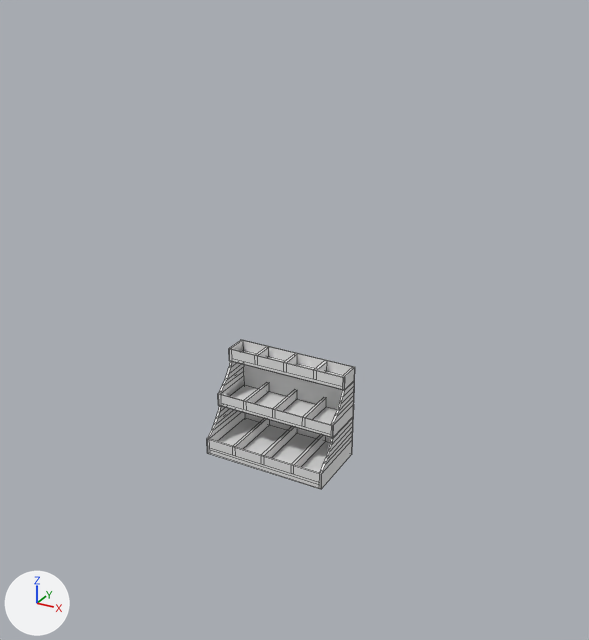
A saved change to the FBX model Assets/Art/StaticMesh/SM_TeaShevles .fbx.
One viewpoint serves both versions: a camera (50 mm lens) standing at (1.67, -2.92, 2.16) and looking at (0.11, -0.09, 0.74). The axes (+X, +Y, +Z) are drawn at lower left. The lights are the same throughout. Mesh edges are drawn as thin lines. Vertices at the same position are counted once.
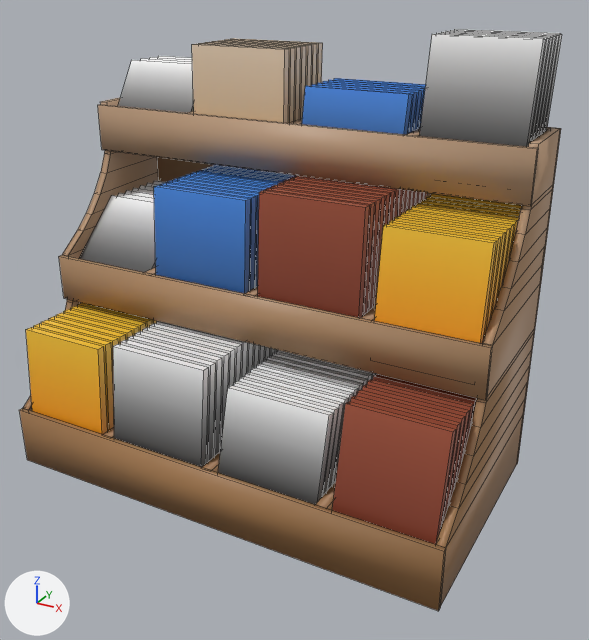
Boxes [x1, y1, x2, y2] around the edits, measured in the pictures (589 x 640 px; the box of a moved part takes in the faces that stretch with it):
'Cube.008', reshaped (265% wider, 286% taller)
    before: [207, 339, 355, 489]
    after: [19, 29, 562, 611]
part 1 of me_cube_010, added (brown)
    after: [157, 127, 561, 464]
part 2 of me_cube_010, moved or reshaped
    before: [208, 340, 355, 488]
    after: [23, 97, 560, 605]
part 3 of me_cube_010, added (brown)
    after: [19, 408, 446, 611]
part 4 of me_cube_010, added (brown)
    after: [59, 255, 493, 400]
part 5 of me_cube_010, added (beige)
    after: [98, 104, 539, 206]
part 6 of me_cube_010, moved or reshaped
    before: [262, 426, 297, 458]
    after: [203, 452, 220, 472]
part 7 of me_cube_010, moved or reshaped
    before: [274, 389, 297, 411]
    after: [245, 286, 258, 296]
part 8 of me_cube_010, moved or reshaped
    before: [285, 354, 297, 365]
    after: [291, 119, 302, 124]
part 9 of me_cube_010, moved or reshaped
    before: [233, 418, 270, 449]
    after: [103, 427, 114, 438]
part 10 of me_cube_010, moved or reshaped
    before: [245, 382, 269, 403]
    after: [146, 267, 156, 275]
part 11 of me_cube_010, moved or reshaped (not visible afterwards)
    before: [256, 347, 269, 358]
part 12 of me_cube_010, moved or reshaped
    before: [292, 435, 326, 467]
    after: [315, 481, 336, 510]
part 13 of me_cube_010, moved or reshaped
    before: [303, 397, 326, 419]
    after: [361, 305, 376, 321]
part 14 of me_cube_010, moved or reshaped
    before: [314, 361, 327, 372]
    after: [406, 128, 420, 136]
part 15 of me_cube_010, deleted
    before: [207, 348, 345, 489]
part 16 of me_cube_010, built on
    before: [241, 339, 355, 449]
    after: [26, 29, 562, 544]

The change in detail:
Picture 'T_GradiantTest.png' (img_t_gradianttest_png) is new.
Material 'Material.001' (mat_material_001) is new.
Its texture is img_t_gradianttest_png.
me_cube_010 is used by ob_cube_008; location (0.0, 0.0, 0.0).
me_cube_010 had 248 vertices, 165 faces and spanned x -0.306..0.306, y -0.197..0.131, z 0.0..0.467.
me_cube_010 now has 1520 vertices, 960 faces and spans x -1.02..1.02, y -0.657..0.573, z 0.0..1.911.
me_cube_010 part 1: a new loose piece, a box spanning x -1.02..1.02, y 0.422..0.435, z 0.0..1.558, in mat_material_001 (picture img_t_gradianttest_png).
me_cube_010 part 2: the loose piece of 128 vertices spanning x -0.306..0.306, y -0.191..0.127, z 0.0..0.467 is scaled about its middle by 3.33, then moved by (0.0, -0.075, 0.545), in mat_material_001 (picture img_t_gradianttest_png).
me_cube_010 part 3: a new loose piece, a box spanning x -1.02..1.02, y -0.657..-0.637, z 0.0..0.272, in mat_material_001 (picture img_t_gradianttest_png).
me_cube_010 part 4: a new loose piece, a box spanning x -1.02..1.02, y -0.299..-0.279, z 0.698..0.909, in mat_material_001 (picture img_t_gradianttest_png).
me_cube_010 part 5: a new loose piece, a box spanning x -1.02..1.02, y 0.058..0.078, z 1.335..1.546, in mat_material_001 (picture img_t_gradianttest_png).
me_cube_010 part 6: the loose piece of 8 vertices spanning x -0.007..0.007, y -0.191..0.127, z 0.031..0.08 is scaled about the mesh origin by 3.33, in mat_material_001 (picture img_t_gradianttest_png).
me_cube_010 part 7: the loose piece of 8 vertices spanning x -0.007..0.007, y -0.084..0.127, z 0.222..0.271 is scaled about the mesh origin by 3.33, in mat_material_001 (picture img_t_gradianttest_png).
me_cube_010 part 8: the loose piece of 8 vertices spanning x -0.007..0.007, y 0.023..0.127, z 0.414..0.462 is scaled about its middle by 3.33, then moved by (0.0, 0.175, 1.021), in mat_material_001 (picture img_t_gradianttest_png).
me_cube_010 part 9: the loose piece of 8 vertices spanning x -0.164..-0.149, y -0.191..0.127, z 0.031..0.08 is scaled about the mesh origin by 3.33, in mat_material_001 (picture img_t_gradianttest_png).
me_cube_010 part 10: the loose piece of 8 vertices spanning x -0.164..-0.149, y -0.084..0.127, z 0.222..0.271 is scaled about the mesh origin by 3.33, in mat_material_001 (picture img_t_gradianttest_png).
me_cube_010 part 11: the loose piece of 8 vertices spanning x -0.164..-0.149, y 0.023..0.127, z 0.414..0.462 is scaled about its middle by 3.33, then moved by (-0.366, 0.175, 1.021), in mat_material_001 (picture img_t_gradianttest_png).
me_cube_010 part 12: the loose piece of 8 vertices spanning x 0.149..0.164, y -0.191..0.127, z 0.031..0.08 is scaled about the mesh origin by 3.33, in mat_material_001 (picture img_t_gradianttest_png).
me_cube_010 part 13: the loose piece of 8 vertices spanning x 0.149..0.164, y -0.084..0.127, z 0.222..0.271 is scaled about the mesh origin by 3.33, in mat_material_001 (picture img_t_gradianttest_png).
me_cube_010 part 14: the loose piece of 8 vertices spanning x 0.149..0.164, y 0.023..0.127, z 0.414..0.462 is scaled about its middle by 3.33, then moved by (0.366, 0.175, 1.021), in mat_material_001 (picture img_t_gradianttest_png).
me_cube_010 part 15: 7 loose pieces with 40 vertices, spanning x -0.306..0.306, y -0.197..0.127, z 0.0..0.464, are deleted.
me_cube_010 part 16: 8 vertices removed from x -0.306..0.306, y 0.127..0.131, z 0.0..0.467; 1288 vertices added at x -0.982..0.982, y -0.639..0.573, z 0.061..1.911.
me_cube_010 now uses material mat_material_001 (picture img_t_gradianttest_png).
